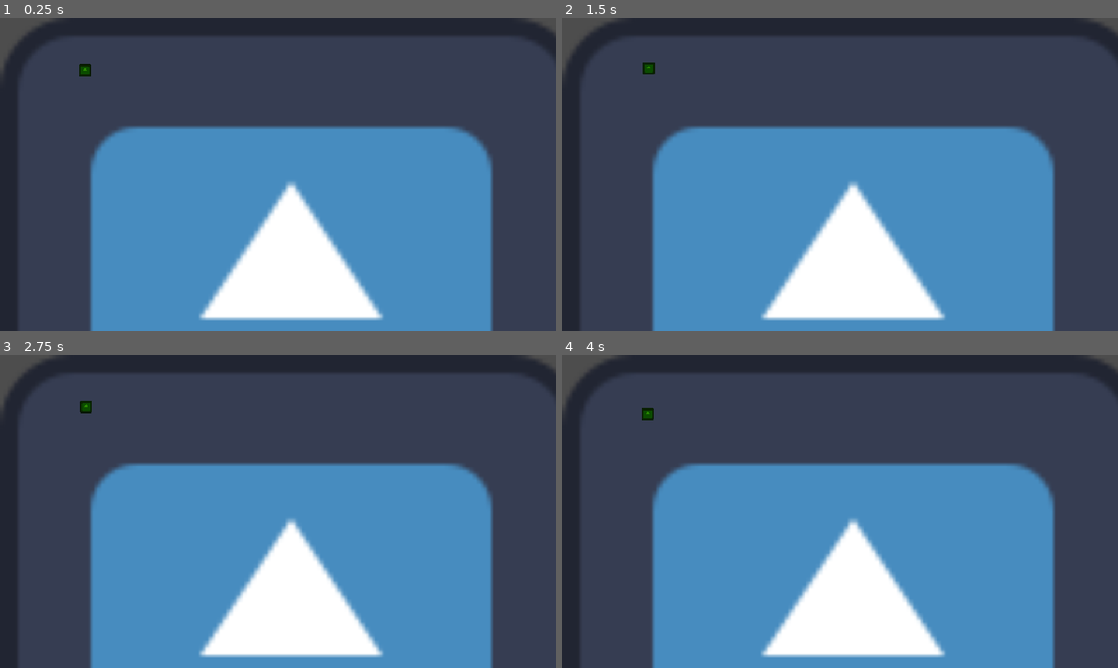
Above: before the commit, frames 1-4 (two rows, left to right).
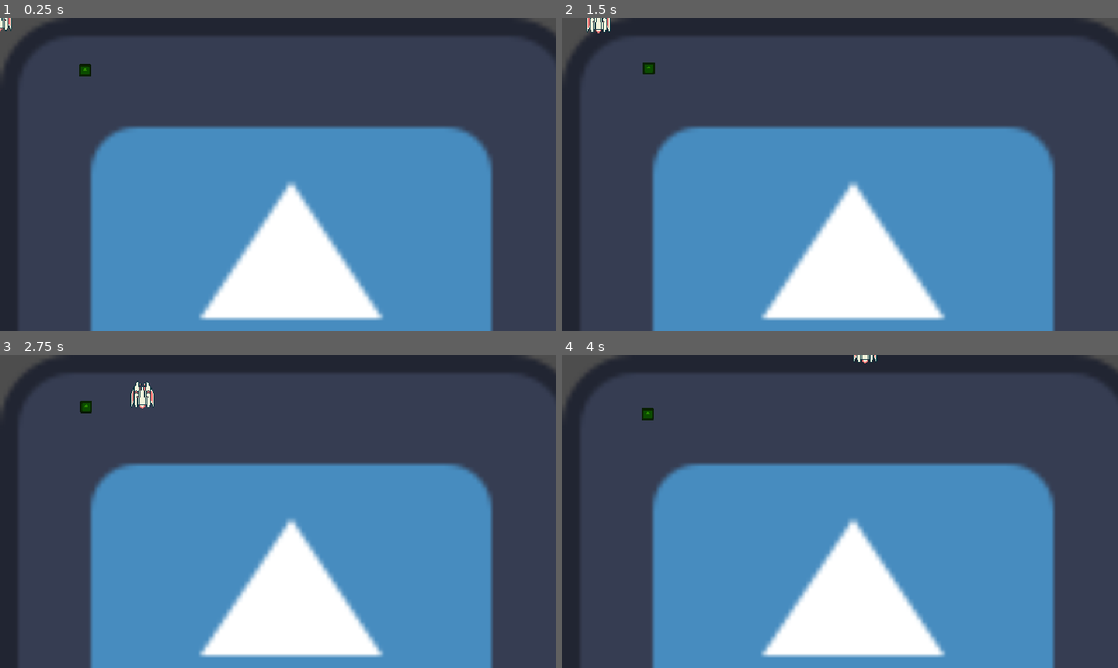
Above: after the commit, the same moments.

Repository: ungoabi/GMTK-GameJam-2026
Game: Godot game, scene res://scenes/main/main.tscn
Same seed, same stepped clock (60 frames per second), same inputs: the game is played once before the commit and once after it. The engine's default icon, where the game draws it, is replaced by a stand-in: a white triangle on a blue panel in a dark square.
Inputs:
- Up to frame 1 (0.25 s): no input
- Up to frame 2 (1.5 s): tap Enter at 0.5 s; hold D (move_right) 0.53-1.28 s; hold S (move_down) from 1.28 s (still down)
- Up to frame 3 (2.75 s): release S (move_down) at 2.03 s; hold D (move_right) from 2.03 s (still down)
- Up to frame 4 (4 s): release D (move_right) at 2.78 s; hold W (move_up) 2.78-3.53 s; hold A (move_left) from 3.53 s (still down)

The runs differ from the first frame. In frame 1, less than 0.1% of the frame differs, in the area x 0-3%, y 0-5%; in frame 2, 0.2%; in frame 3, 0.3%, in the area x 23-28%, y 8-18%; in frame 4, less than 0.1%.
Error before the commit: Cannot call method 'play' on a null value. (res://scenes/player/player.gd:10)

Commit message:
Added idle animation
Added an idle animation to the player

Diff:
--- a/scenes/player/player.tscn
+++ b/scenes/player/player.tscn
@@ -2,12 +2,61 @@
 
 [ext_resource type="Script" uid="uid://q4qnedni5a7w" path="res://scenes/player/player.gd" id="1_dovo2"]
 [ext_resource type="PackedScene" uid="uid://xmjmw0jhintb" path="res://scenes/components/movement/movement.tscn" id="2_gmlin"]
+[ext_resource type="Texture2D" uid="uid://dj6mn85b7q2ru" path="res://assets/sprites/player/Player_spritesheet.png" id="2_lvxji"]
+
+[sub_resource type="CircleShape2D" id="CircleShape2D_rs74b"]
+
+[sub_resource type="Animation" id="Animation_p47bc"]
+resource_name = "Idle"
+length = 0.2
+loop_mode = 1
+tracks/0/type = "value"
+tracks/0/imported = false
+tracks/0/enabled = true
+tracks/0/path = NodePath("Sprite2D:frame")
+tracks/0/interp = 1
+tracks/0/loop_wrap = true
+tracks/0/keys = {
+"times": PackedFloat32Array(0, 0.06666667, 0.13333334),
+"transitions": PackedFloat32Array(1, 1, 1),
+"update": 1,
+"values": [0, 1, 2]
+}
+
+[sub_resource type="Animation" id="Animation_75vfm"]
+length = 0.001
+tracks/0/type = "value"
+tracks/0/imported = false
+tracks/0/enabled = true
+tracks/0/path = NodePath("Sprite2D:frame")
+tracks/0/interp = 1
+tracks/0/loop_wrap = true
+tracks/0/keys = {
+"times": PackedFloat32Array(0),
+"transitions": PackedFloat32Array(1),
+"update": 1,
+"values": [0]
+}
+
+[sub_resource type="AnimationLibrary" id="AnimationLibrary_0owmy"]
+_data = {
+&"Idle": SubResource("Animation_p47bc"),
+&"RESET": SubResource("Animation_75vfm")
+}
 
 [node name="Player" type="CharacterBody2D" unique_id=457442979]
 script = ExtResource("1_dovo2")
 
 [node name="Sprite2D" type="Sprite2D" parent="." unique_id=148868581]
+texture_filter = 1
+texture = ExtResource("2_lvxji")
+hframes = 6
 
 [node name="CollisionShape2D" type="CollisionShape2D" parent="." unique_id=2049034449]
+shape = SubResource("CircleShape2D_rs74b")
 
 [node name="Movement" parent="." unique_id=1935556351 instance=ExtResource("2_gmlin")]
+
+[node name="AnimationPlayer" type="AnimationPlayer" parent="." unique_id=236606133]
+unique_name_in_owner = true
+libraries/ = SubResource("AnimationLibrary_0owmy")
